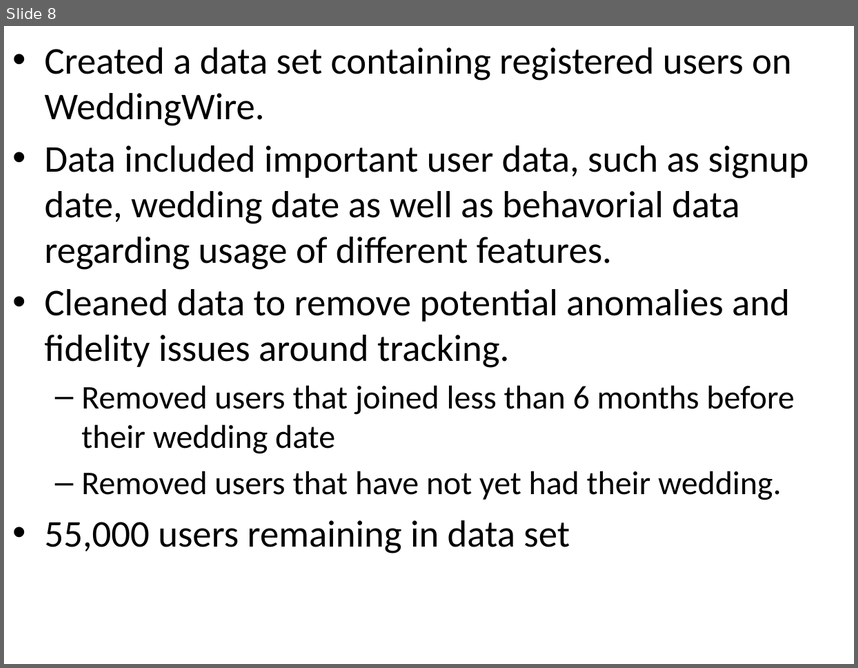
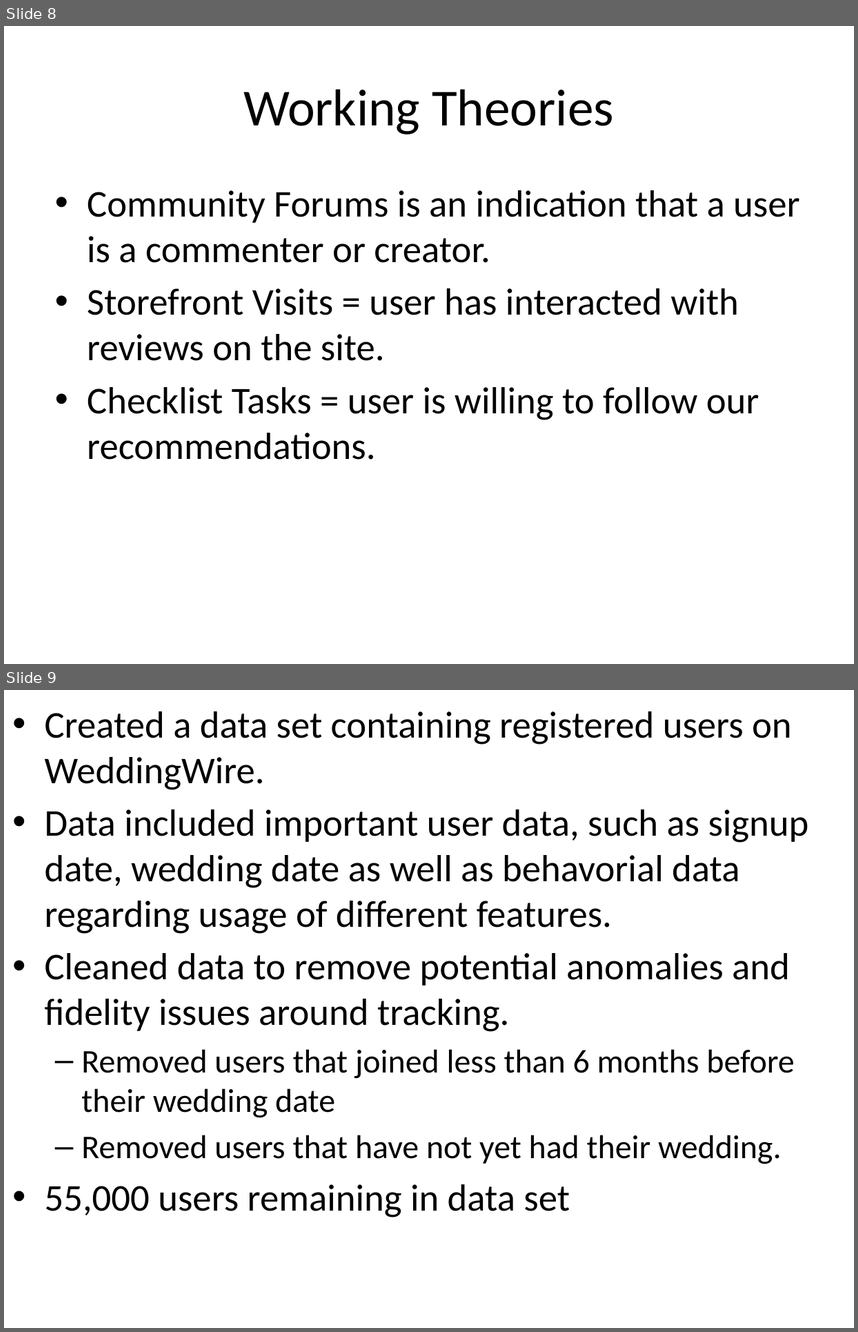
Before and after one commit to andyacs/DAT7-project, a slide deck: midterm.pptx. Shown one above the other, each under a label of ours: slide 8 before the commit, slides 8 and 9 after it. The pictures are 858x668 and 858x1332 pixels, drawn with LibreOffice and Linux fonts; fonts in the diff are those of the drawing. Boxes give left, top, right and bottom in pixels: in the first picture for what was removed or moved away, otherwise in the second. Text is boxed around its words. In the diff, an @@ line names an element or a change of style, - is before the commit and + after.

Commit message:
midterm update

```diff
--- a/midterm.pptx
+++ b/midterm.pptx
@@ slide 8 added at (4,26,854,664), background #FFFFFF @@
@@ title added at (243,89,614,134), 44 pt, text #000000 @@
+Working Theories
@@ text added at (87,190,800,459), 32 pt, text #000000 @@
+• Community Forums is an indication that a user is a commenter or creator.
+• Storefront Visits = user has interacted with reviews on the site.
+• Checklist Tasks = user is willing to follow our recommendations.
@@ what was slide 8 is now slide 9 @@
```
